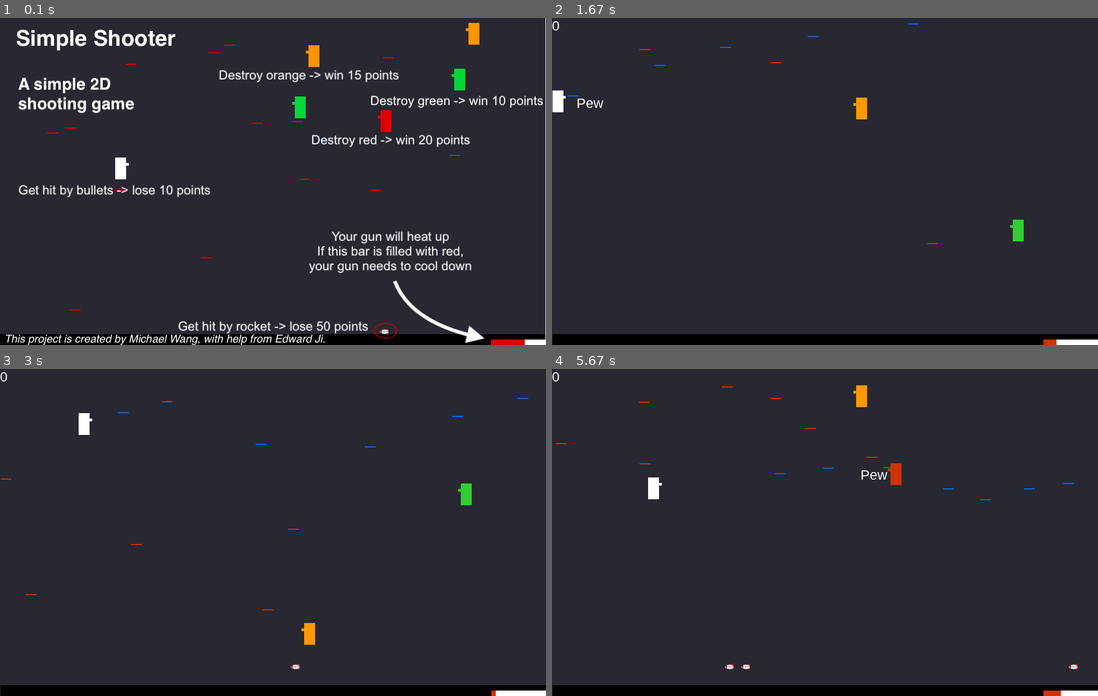
Above: before the commit, frames 1-4 (two rows, left to right).
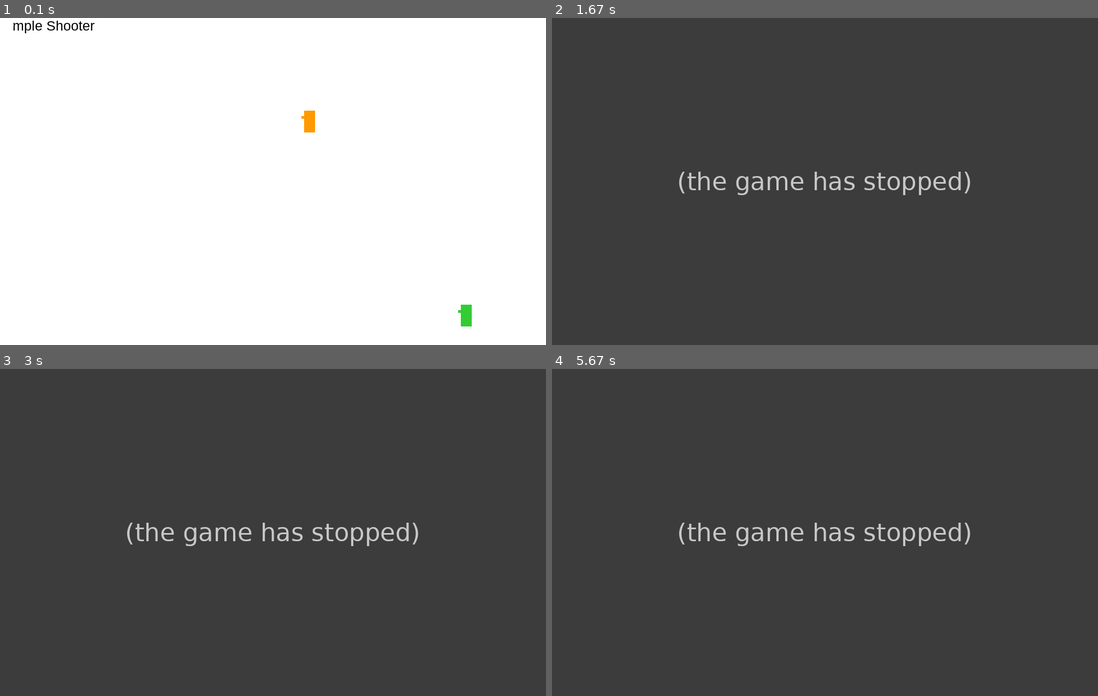
Above: after the commit, the same moments.

Repository: zwang20/SimpleShooter
Game: pygame game, started from simple_shooter.py
Same seed, same stepped clock (60 frames per second), same inputs: the game is played once before the commit and once after it.
Inputs:
- Up to frame 1 (0.1 s): no input
- Up to frame 2 (1.67 s): tap Space at 0.33, 0.73, 1.03, 1.3, 1.63 s; hold A 0.67-1.2 s; hold S 1.23-1.53 s; hold A from 1.57 s (still down)
- Up to frame 3 (3 s): tap Space at 1.93, 2.07, 2.47, 2.77 s; release A at 1.97 s; hold W 2-2.37 s; hold D from 2.4 s (still down)
- Up to frame 4 (5.67 s): release D at 3.03 s; hold S 3.07-3.43 s; tap Space at 3.13, 3.53, 3.83, 4.03, 4.33, 4.53, 4.87, 5.17, 5.37 s; hold A 3.47-3.93 s; hold D 3.97-4.43 s; hold W 4.47-4.77 s; hold D 4.8-5.27 s; hold A from 5.3 s (still down)

The runs differ from the first frame. In frame 1, 98% of the frame differs, in the area x 0-100%, y 0-100%; in frame 2, 4.9%; in frame 3, 4.9%; in frame 4, 5.0%.
Error after the commit: NameError: name 'player' is not defined (simple_shooter.py line 384); the game stopped at 0.35 s (later frames are placeholders)

Commit message:
interactive main menu attempt

Diff:
--- a/simple_shooter.py
+++ b/simple_shooter.py
@@ -285,9 +285,34 @@
 
 def ss_init():
     sge_clear()
-    #b sge_print(game_display, 'This is a simple shooter')
-    # TODO: complete this description
-    game_display.blit(init_img, (0,0))
+    sge_print(game_display, 'Simple Shooter')
+
+    player = Player()
+    for enemy in Enemy.family:
+        enemy.move()
+        enemy.get_hit()
+        enemy.fire()
+
+    for bullet in Bullet.good + Bullet.bad:
+        bullet.move()
+
+    player.renew()
+
+    smart_spawn()
+
+    for enemy in Enemy.family:
+        enemy.display()
+    for bullet in Bullet.good + Bullet.bad:
+        bullet.display()
+
+    player.display()
+
+    for rocket in Rocket.rockets:
+        rocket.display()
+        rocket.move()
+
+    pygame.display.update()
+
     ss_initial = True
     while ss_initial:
         for event in pygame.event.get():
@@ -330,8 +355,6 @@
         ss_init()
         ss_run = True
 
-        player = Player()
-
         while ss_run:
             game_display.fill(grey)
             clock.tick(60)
